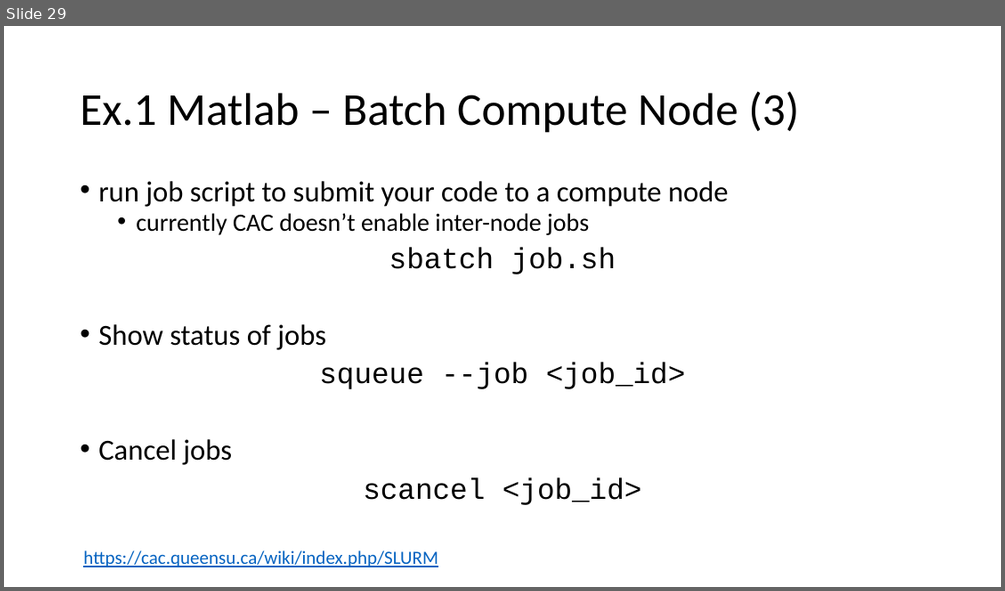
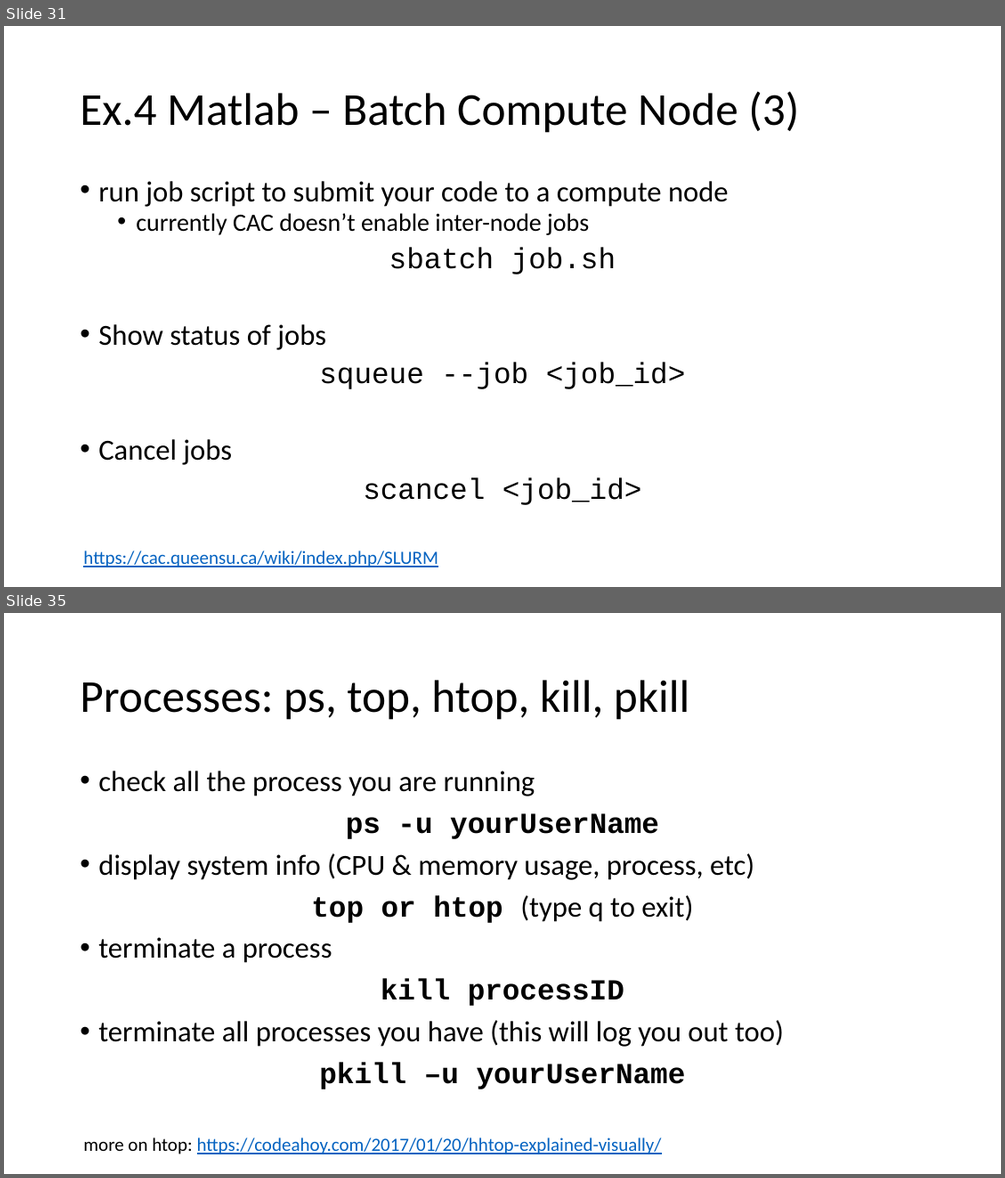
Before and after one commit to tdmdal/rrn-workshop, a slide deck: rrn_intro.pptx. Shown one above the other, each under a label of ours: slide 29 before the commit, slides 31 and 35 after it; the slides between them are not shown. The pictures are 1005x591 and 1005x1178 pixels, drawn with LibreOffice and Linux fonts; fonts in the diff are those of the drawing. Boxes give left, top, right and bottom in pixels: in the first picture for what was removed or moved away, otherwise in the second. Text is boxed around its words. In the diff, an @@ line names an element or a change of style, - is before the commit and + after.

```diff
--- a/rrn_intro.pptx
+++ b/rrn_intro.pptx
@@ slide 35 added at (4,613,1001,1174), background #FFFFFF @@
@@ title added at (80,680,690,720), 44 pt, text #000000 @@
+Processes: ps, top, htop, kill, pkill
@@ text added at (98,771,784,1089), 28 pt, text #000000 @@
+• check all the process you are running
+ps -u yourUserName
+• display system info (CPU & memory usage, process, etc)
+top or htop (type q to exit)
+• terminate a process
+kill processID
+• terminate all processes you have (this will log you out too)
+pkill –u yourUserName
@@ text added at (83,1137,662,1154), 18 pt, text #0563C1, underline @@
+more on htop: https://codeahoy.com/2017/01/20/hhtop-explained-visually/
@@ what was slide 29 is now slide 31 @@
@@ slide 31 changed as well @@
@@ title at (80,91,799,133): text changed @@
-Ex.1 Matlab – Batch Compute Node (3)
+Ex.4 Matlab – Batch Compute Node (3)
```
Also in this commit, not shown: 15 other slides changed, 5 other slides added, 2 other files.
